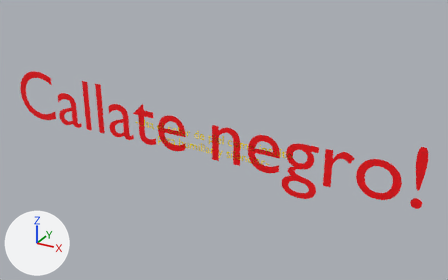
Renders of the glTF model assets/models/palabras3.glb from each side of a commit.
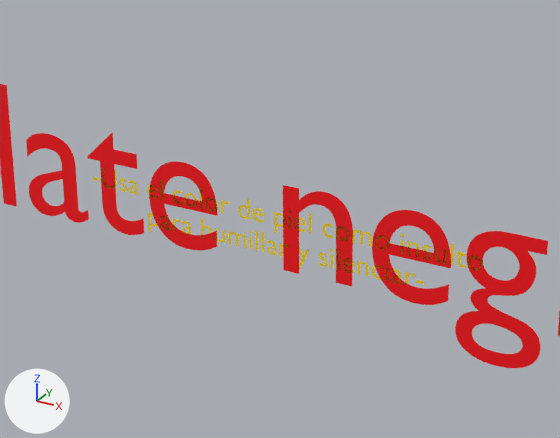
There are two pictures of each version: one whole from a 50 mm camera at (0.379, -0.828, 0.472) aimed at (-0.091, 0.026, 0.045), one close up on the part from 22% to 72% of the width and 18% to 81% of the height. Lighting does not change. The marker at lower left points along +X, +Y and +Z. The older version's two pictures come first. Where no turn or scale is listed for an object, it has been applied to the vertices.

The first close-up shows 'INDIO', 'INDIO.001'.
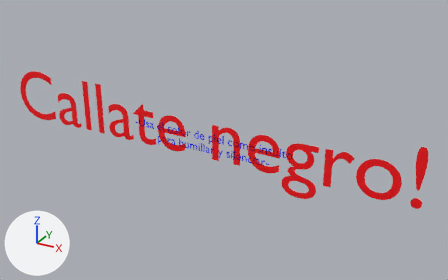
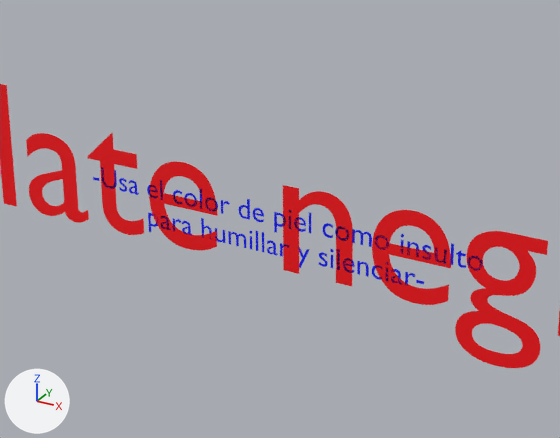
Diff of the bpy script that builds the scene:
```diff
--- a/assets/models/palabras3.glb.py
+++ b/assets/models/palabras3.glb.py
@@ mat_material_001 @@
 mat_material_001 = principled_material('Material.001')
-mat_material_001.base_color = (1.0, 0.718, 0.0)  # yellow #ffdc00
+mat_material_001.base_color = (0.0, 0.00518, 1.0)  # blue #0010ff
```

What differs and where, as boxes [x1, y1, x2, y2] in the close-ups (560 x 438 px):
'INDIO.001', recoloured: [93, 167, 483, 286] in both
